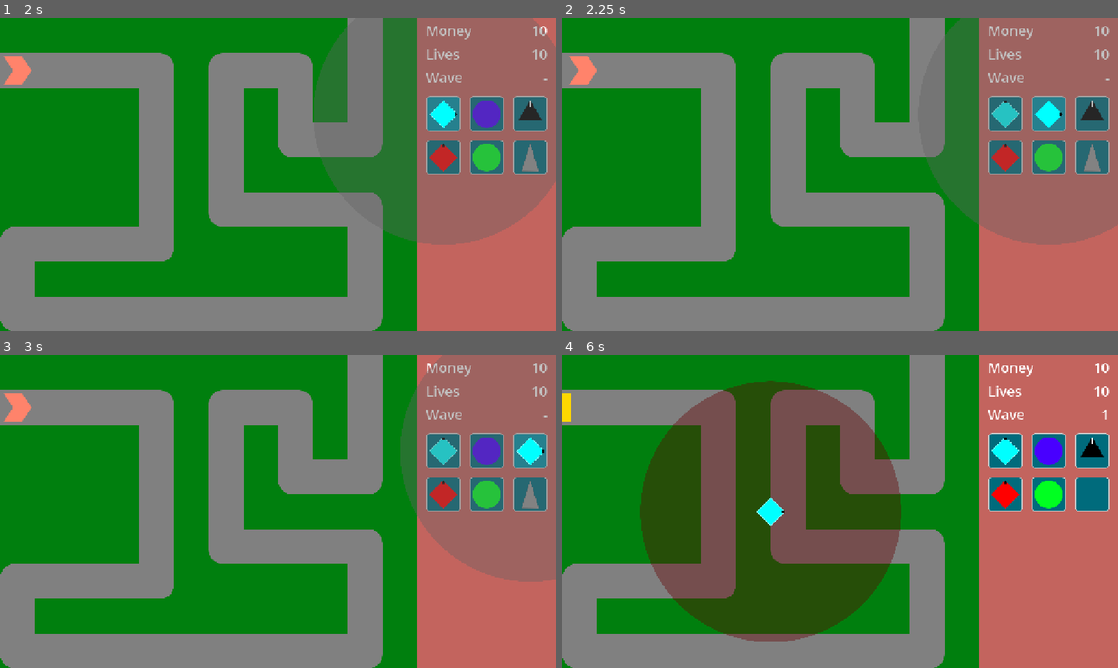
Above: before the commit, frames 1-4 (two rows, left to right).
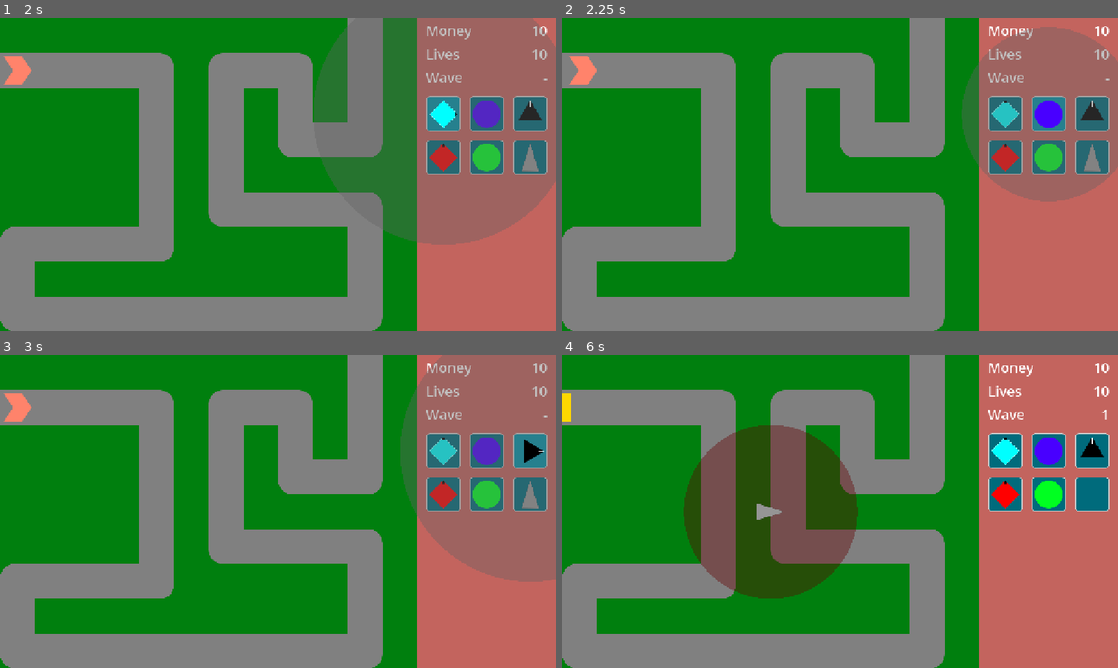
Above: after the commit, the same moments.

Repository: phrasmotica/godot-tower-defence
Game: Godot game, scene res://scenes/game.tscn
Two runs of this game, one before a commit and one after it. Both use one fixed random seed, a clock stepped at 60 frames per second and the inputs below.
Inputs (mouse positions are in pixels of both pictures, inside the frame that each line leads up to):
- Up to frame 1 (2 s): click "Play path 0" at 0.5 s; click (444, 115) at 1.25 s
- Up to frame 2 (2.25 s): click (1051, 115) at 2 s
- Up to frame 3 (3 s): click (528, 452) at 2.75 s
- Up to frame 4 (6 s): click (1006, 492) at 3.5 s; click (1051, 492) at 4.25 s; click (1090, 492) at 5 s; tap Enter (ui_accept) at 5.75 s; move the mouse to (773, 511) at 5.77 s; hold Shift (fast_forward) from 5.78 s (still down); tap . (next_tower) at 5.85 s; click (773, 511) at 5.92 s

Frame 1 is identical in both runs. In frame 2, 9.0% of the frame differs, in the area x 65-100%, y 0-73%; in frame 3, 0.2%; in frame 4, 17%, in the area x 14-61%, y 8-92%.
Error in both runs: Invalid access to property or key 'name' on a base object of type 'Nil'. (res://scenes/towers/tower_manager.gd:65)

Commit message:
Ensure the current placing tower can be swapped for a different one, by clicking a different button or pressing a different button's shortcut key

Diff:
--- a/scenes/ui/game_ui/states/game_ui_state_placing_tower.gd
+++ b/scenes/ui/game_ui/states/game_ui_state_placing_tower.gd
@@ -1,39 +1,44 @@
 class_name GameUIStatePlacingTower
 extends GameUIState
 
-var placing_tower: Tower
+var _placing_tower: Tower
 
 func _enter_tree() -> void:
 	print("Game UI is now placing tower")
 
-	placing_tower = _state_data.get_placing_tower()
-	if not placing_tower:
+	_placing_tower = _state_data.get_placing_tower()
+	if not _placing_tower:
 		print("No tower to place!")
 
 		transition_state(GameUI.State.ENABLED)
 
+	TowerEvents.tower_created.connect(_on_tower_created)
+
 	TowerEvents.tower_placing_cancelled.connect(_on_tower_placing_cancelled)
 	TowerEvents.tower_placing_finished.connect(_on_tower_placing_finished)
 
-	_game_ui.add_child(placing_tower)
+	_game_ui.add_child(_placing_tower)
 
-	TowerEvents.emit_tower_placing_started(placing_tower)
+	TowerEvents.emit_tower_placing_started(_placing_tower)
 
 func _process(_delta: float) -> void:
 	if Input.is_action_just_pressed("ui_cancel"):
 		TowerEvents.emit_tower_placing_cancelled()
 
+func _on_tower_created(tower_scene: PackedScene) -> void:
+	cancel()
+	transition_state(GameUI.State.CREATING_TOWER, GameUIStateData.build().with_tower_scene(tower_scene))
+
 func _on_tower_placing_cancelled() -> void:
 	cancel()
+	finish()
 
 func _on_tower_placing_finished(_tower: Tower) -> void:
 	finish()
 
 func cancel() -> void:
-	placing_tower.queue_free()
-	placing_tower = null
-
-	finish()
+	_placing_tower.queue_free()
+	_placing_tower = null
 
 func finish() -> void:
 	transition_state(GameUI.State.ENABLED)
